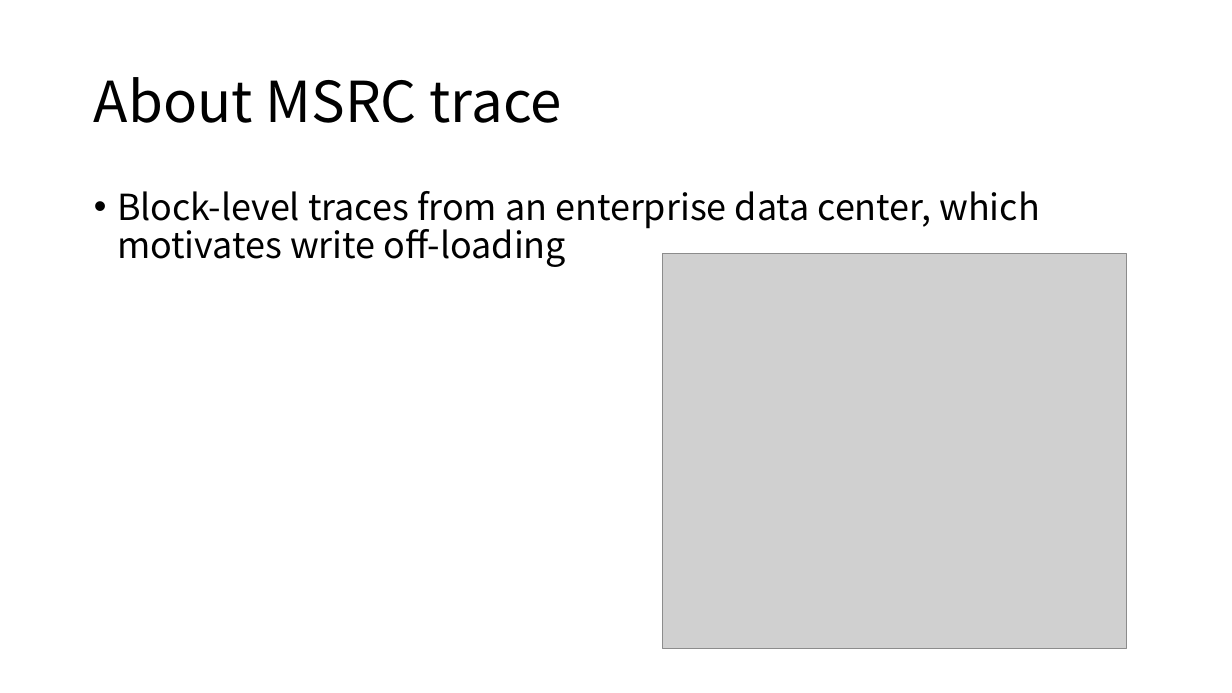
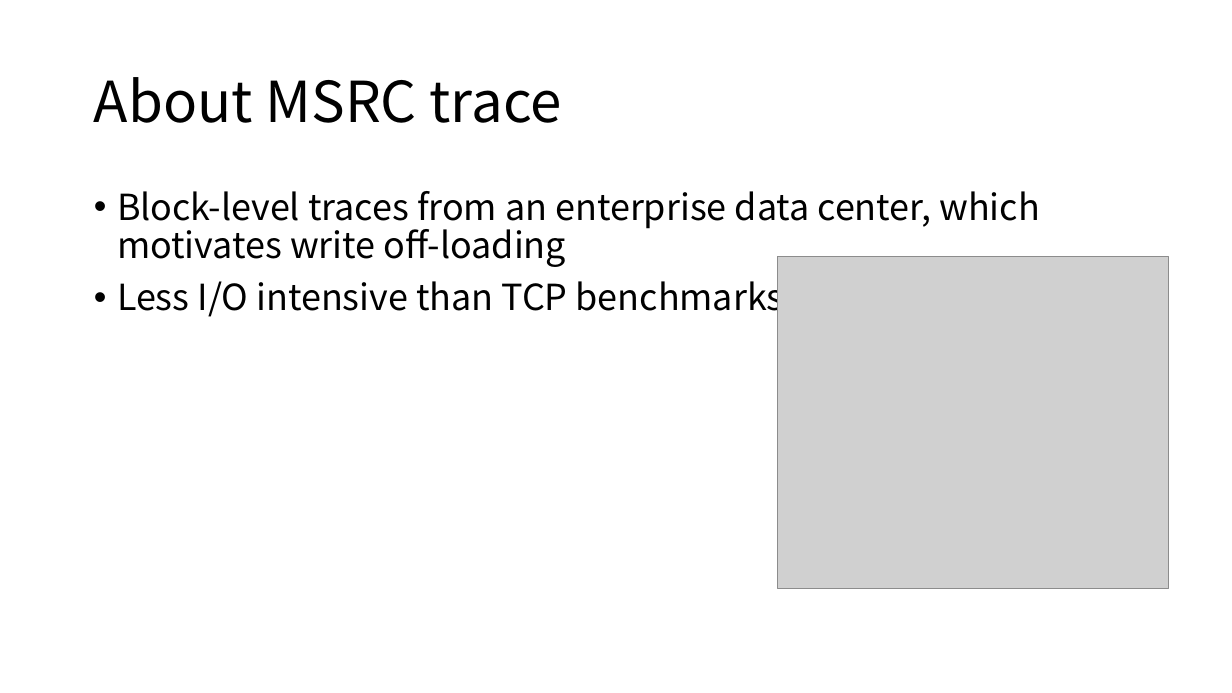
Before and after one commit to Seojin24/StorageStudy, a slide deck: slide 14 of 이전스터디내용/[171205]MSRC trace 분석.pptx. Drawn at 1232x693 pixels with LibreOffice and Linux fonts; fonts in the diff are those of the drawing; grey boxes stand for pictures. Boxes give left, top, right and bottom in pixels: in the first picture for what was removed or moved away, otherwise in the second. Text is boxed around its words. In the diff, an @@ line names an element or a change of style, - is before the commit and + after.

```diff
--- a/이전스터디내용/[171205]MSRC trace 분석.pptx
+++ b/이전스터디내용/[171205]MSRC trace 분석.pptx
@@ picture: place and size @@
-picture at box(663, 253, 1127, 648)
+picture at box(778, 256, 1169, 589)
@@ text at box(117, 274, 784, 320): paragraph added @@
+• Less I/O intensive than TCP benchmarks
```
Also in this commit, not shown: 53 other files.
